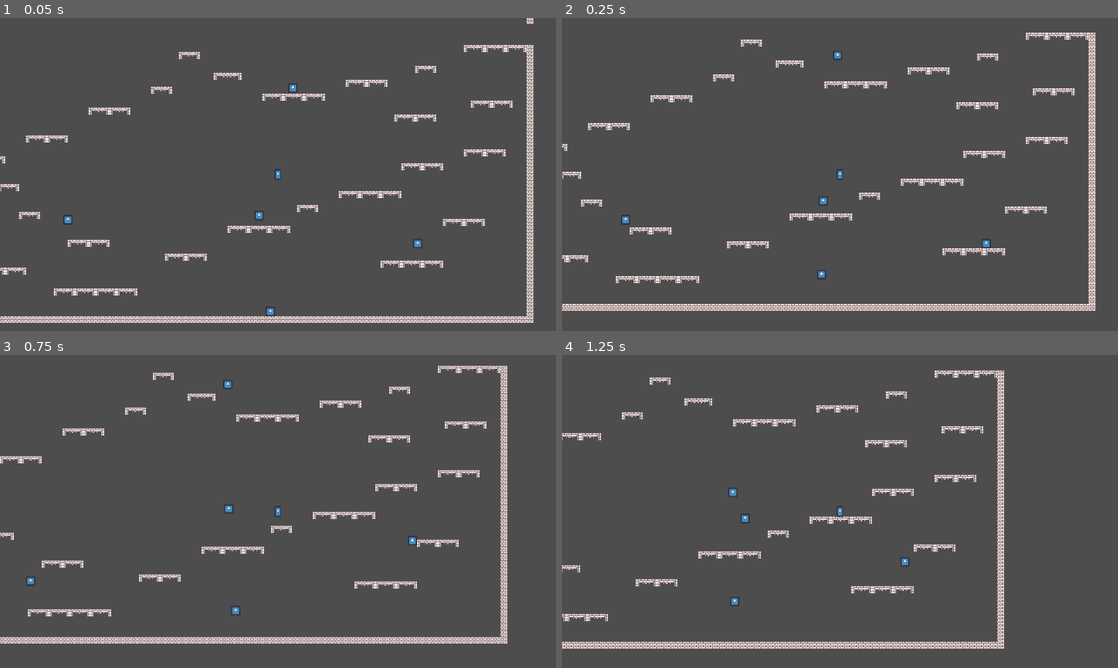
Above: before the commit, frames 1-4 (two rows, left to right).
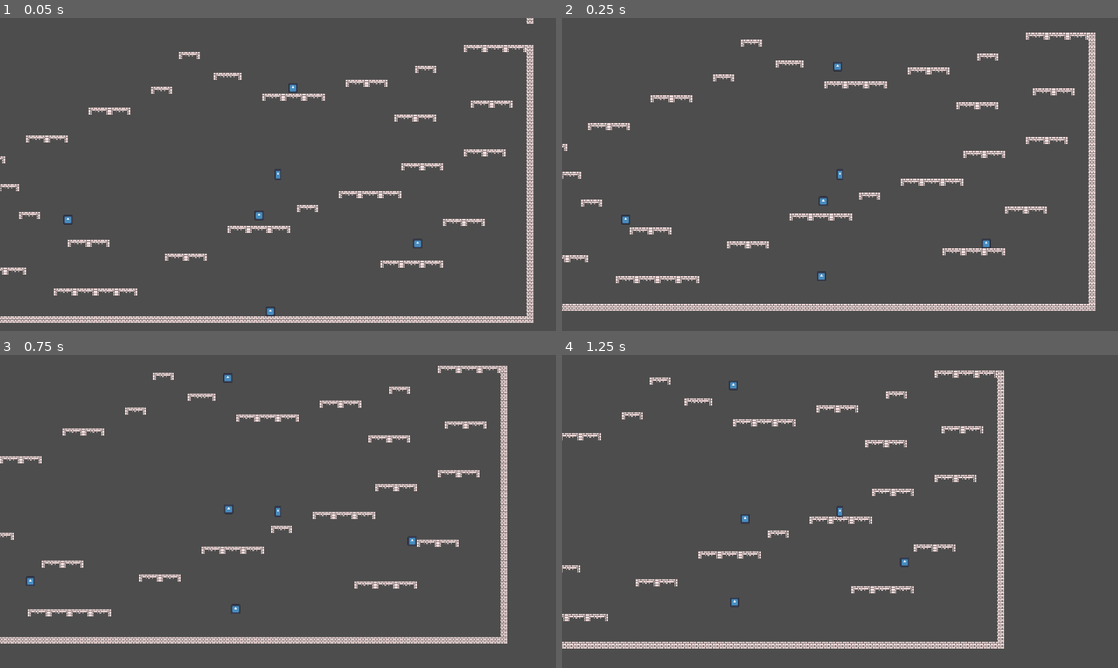
Above: after the commit, the same moments.

Repository: EXLAIZOR/tick-times
Game: Godot game, scene res://Scenes/level1.tscn
Same seed, same stepped clock (60 frames per second), same inputs: the game is played once before the commit and once after it. The engine's default icon, where the game draws it, is replaced by a stand-in: a white triangle on a blue panel in a dark square.
Inputs:
- Up to frame 1 (0.05 s): no input
- Up to frame 2 (0.25 s): no input
- Up to frame 3 (0.75 s): tap Enter (ui_accept) at 0.5 s; hold Right (ui_right) from 0.53 s (still down)
- Up to frame 4 (1.25 s): keep holding Right (ui_right); tap Enter (ui_accept) at 0.77 s

Frame 1 is identical in both runs. In frame 2, 0.1% of the frame differs, in the area x 45-51%, y 10-84%; in frame 3, 0.1%, in the area x 4-75%, y 5-84%; in frame 4, 0.1%.

Commit message:
HP
Health Points

Diff:
--- a/collisionshapeenemy.tres
+++ b/collisionshapeenemy.tres
@@ -1,4 +1,4 @@
 [gd_resource type="RectangleShape2D" format=3 uid="uid://cjom1gyk8xxo5"]
 
 [resource]
-size = Vector2(20, 23)
+size = Vector2(21, 21.5)
--- a/enemy.tscn
+++ b/enemy.tscn
@@ -14,7 +14,7 @@
 
 [sub_resource type="Resource" id="Resource_wujgv"]
 script = ExtResource("2_epg4t")
-damage = 5
+damage = 1
 metadata/_custom_type_script = "uid://br1ka662muyfh"
 
 [node name="Enemy" type="CharacterBody2D" unique_id=28214811]
@@ -58,4 +58,5 @@
 metadata/_custom_type_script = "uid://bsl6bumvyfk2j"
 
 [node name="CollisionShape2D" type="CollisionShape2D" parent="HitboxComponent" unique_id=888363149]
+position = Vector2(-0.5, 0.75)
 shape = ExtResource("3_epg4t")
